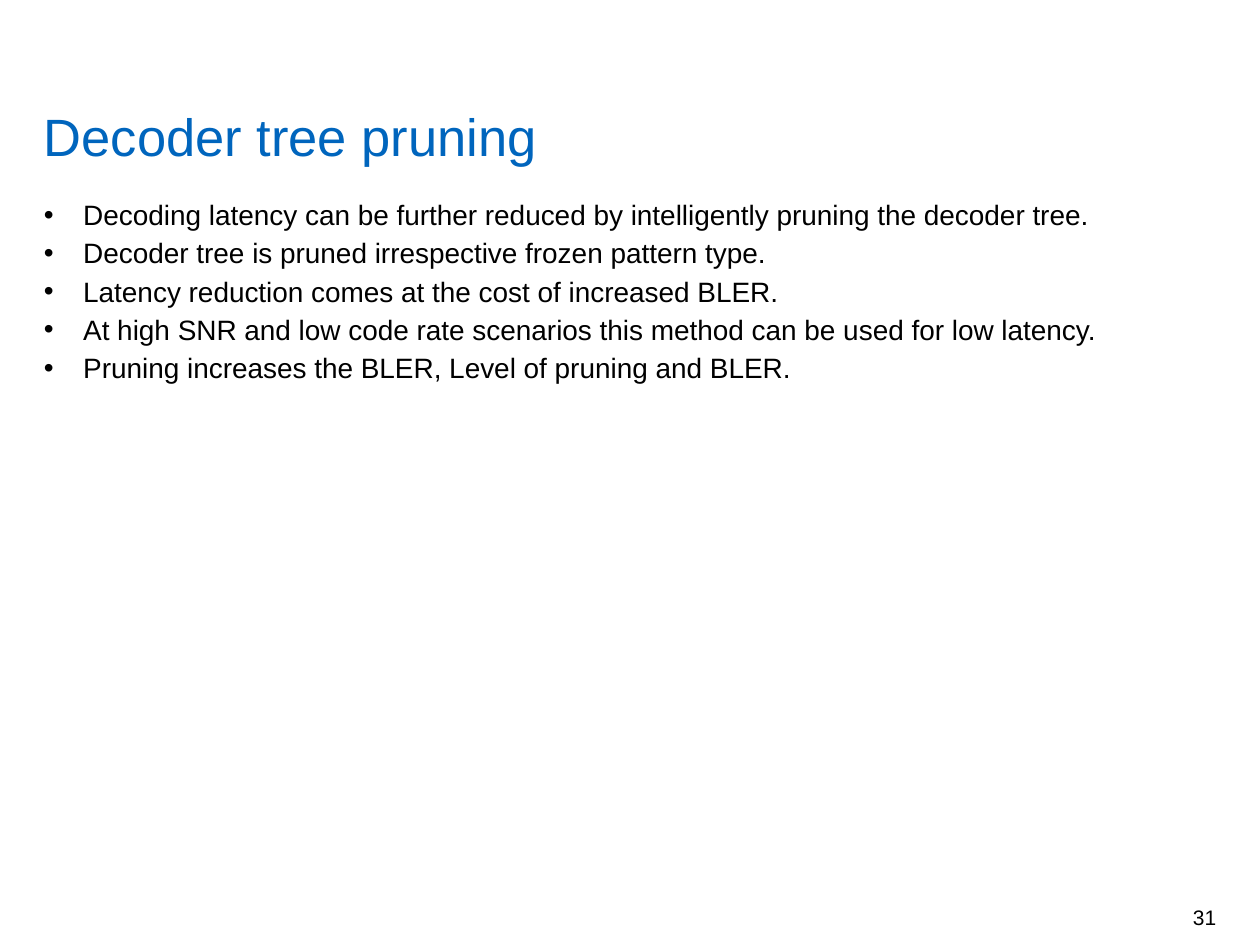
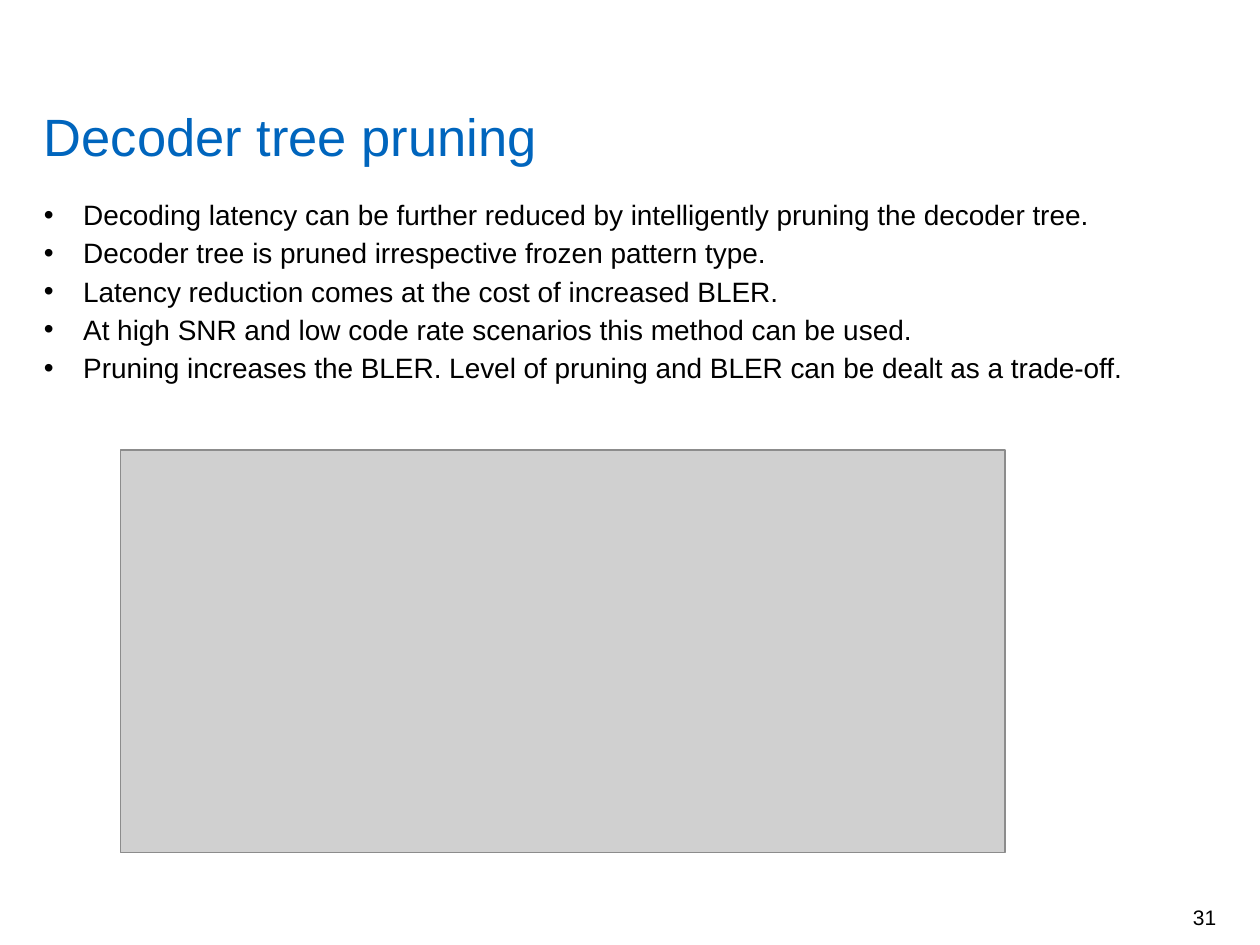
Before and after one commit to yadhu1961/thesis_5GPolorCodes, a slide deck: slide 31 of final_presentation/finalPpt.pptx. Drawn at 1260x945 pixels with LibreOffice and Linux fonts; fonts in the diff are those of the drawing; grey boxes stand for pictures; background and template pictures are left out. Boxes give left, top, right and bottom in pixels: in the first picture for what was removed or moved away, otherwise in the second. Text is boxed around its words. In the diff, an @@ line names an element or a change of style, - is before the commit and + after.

```diff
--- a/final_presentation/finalPpt.pptx
+++ b/final_presentation/finalPpt.pptx
@@ text at [83,319,1122,383]: text changed @@
-• At high SNR and low code rate scenarios this method can be used for low latency.
-• Pruning increases the BLER, Level of pruning and BLER.
+• At high SNR and low code rate scenarios this method can be used.
+• Pruning increases the BLER. Level of pruning and BLER can be dealt as a trade-off.
@@ picture added at [121,450,1005,853] @@
```
Also in this commit, not shown: 7 other slides changed, 1 other file.
